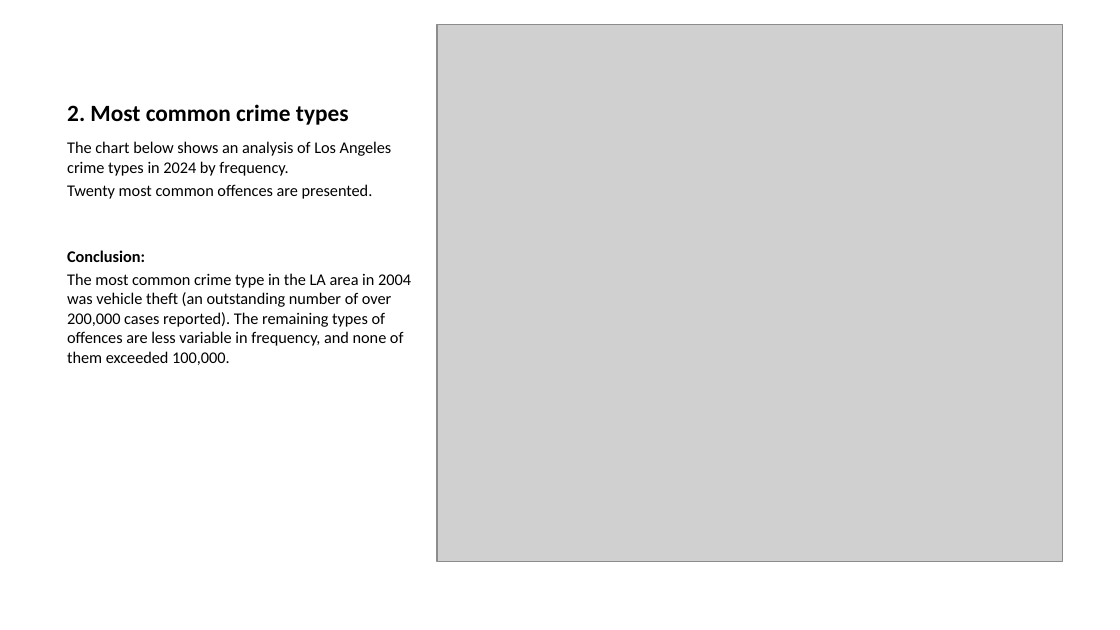
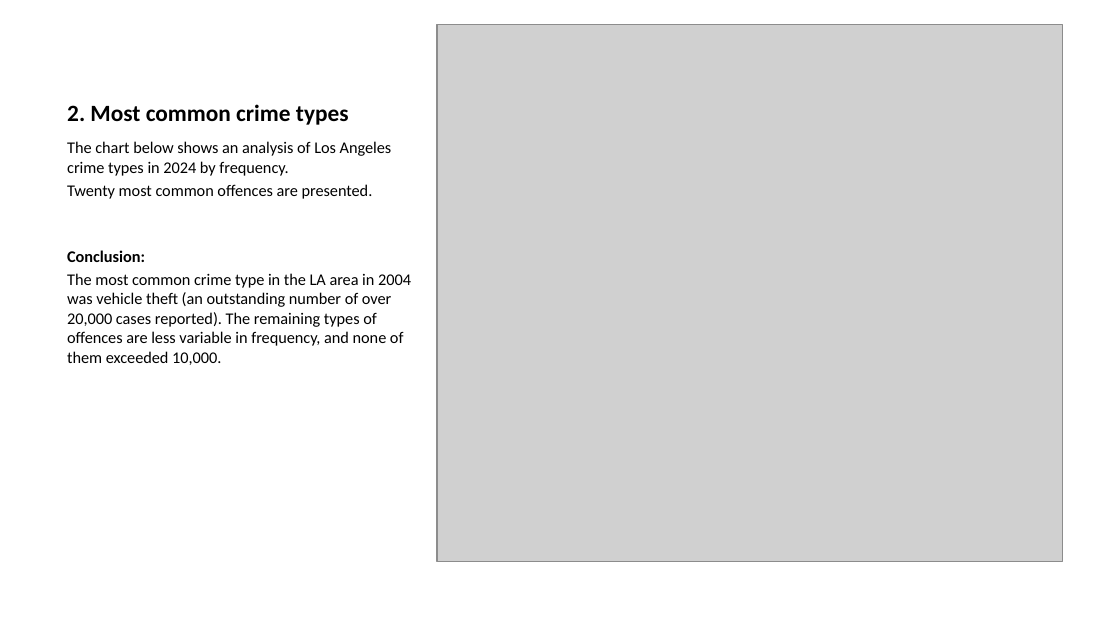
Before and after one commit to glizzynski/Project_Quarto_R, a slide deck: slide 4 of Project_Quarto_R.pptx. Drawn at 1120x630 pixels with LibreOffice and Linux fonts; fonts in the diff are those of the drawing; grey boxes stand for pictures. Boxes give left, top, right and bottom in pixels: in the first picture for what was removed or moved away, otherwise in the second. Text is boxed around its words. In the diff, an @@ line names an element or a change of style, - is before the commit and + after.

```diff
--- a/Project_Quarto_R.pptx
+++ b/Project_Quarto_R.pptx
@@ text at (67, 273, 411, 365): text changed @@
-The most common crime type in the LA area in 2004 was vehicle theft (an outstanding number of over 200,000 cases reported). The remaining types of offences are less variable in frequency, and none of them exceeded 100,000.
+The most common crime type in the LA area in 2004 was vehicle theft (an outstanding number of over 20,000 cases reported). The remaining types of offences are less variable in frequency, and none of them exceeded 10,000.
```
Also in this commit, not shown: 5 other slides changed, 4 slides added, 3 other files.
